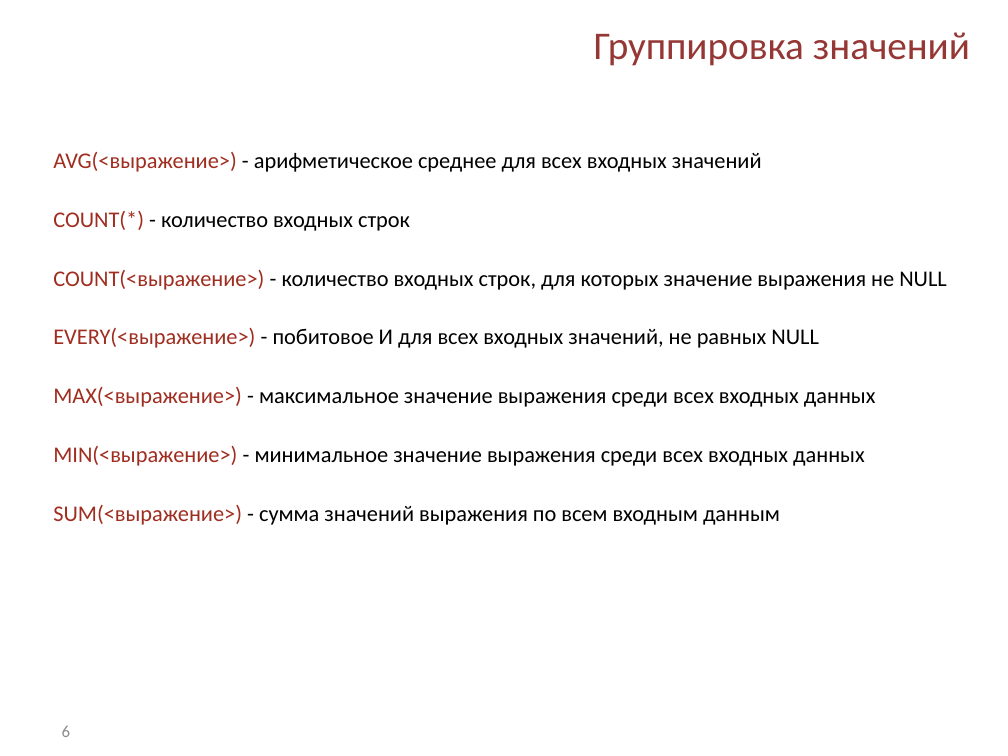
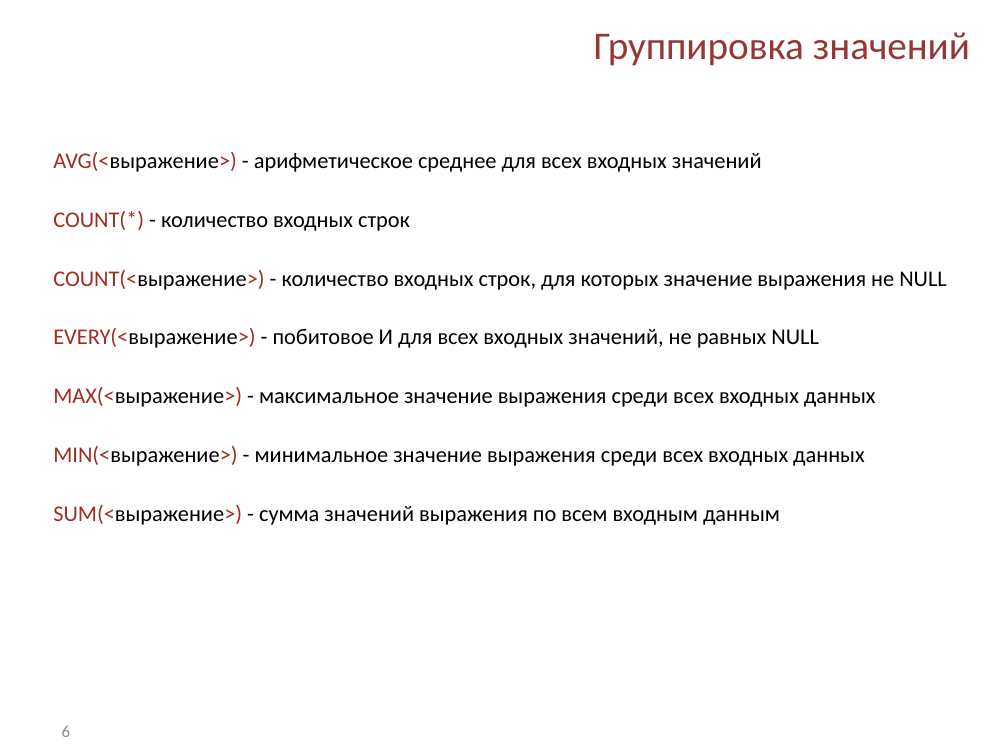
Before and after one commit to Kriger/DBaNT, a slide deck: slide 6 of Presentations/Lab_4_Smapling_and_filtering.pptx. Drawn at 1008x756 pixels with LibreOffice and Linux fonts; fonts in the diff are those of the drawing; background and template pictures are left out. Boxes give left, top, right and bottom in pixels: in the first picture for what was removed or moved away, otherwise in the second. Text is boxed around its words. In the diff, an @@ line names an element or a change of style, - is before the commit and + after.

```diff
--- a/Presentations/Lab_4_Smapling_and_filtering.pptx
+++ b/Presentations/Lab_4_Smapling_and_filtering.pptx
@@ text at [53,152,946,525]: text colour #9F2D20 to #000000 in "AVG(<выражение>)", "COUNT(<выражение>)", "EVERY(<выражение>)", "MAX(<выражение>)" and 2 more places @@
```
Also in this commit, not shown: 3 other slides changed, 5 other files.
